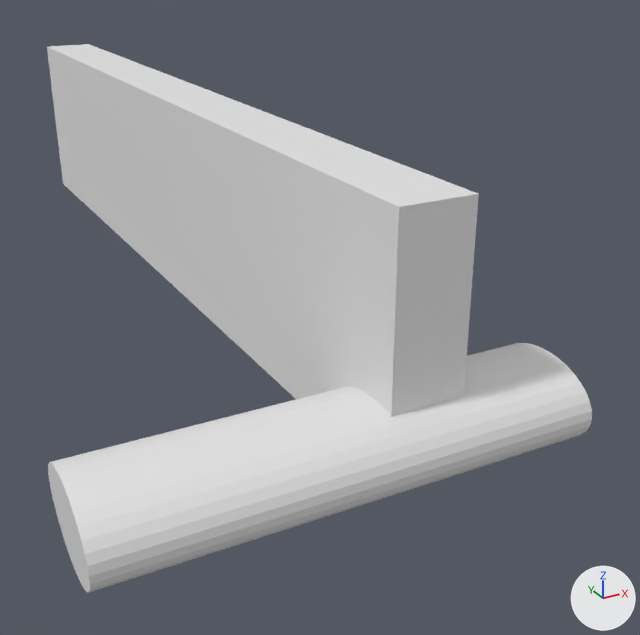
Before and after pictures for a commit that changed the Blender file Assets/Obstacle2.blend.
Rendered twice from a 50 mm camera at (-4.34, -13.65, 5.22) aimed at (2.37, -1.46, -0.88). The lights are fixed; the arrows at lower right show +X, +Y and +Z.
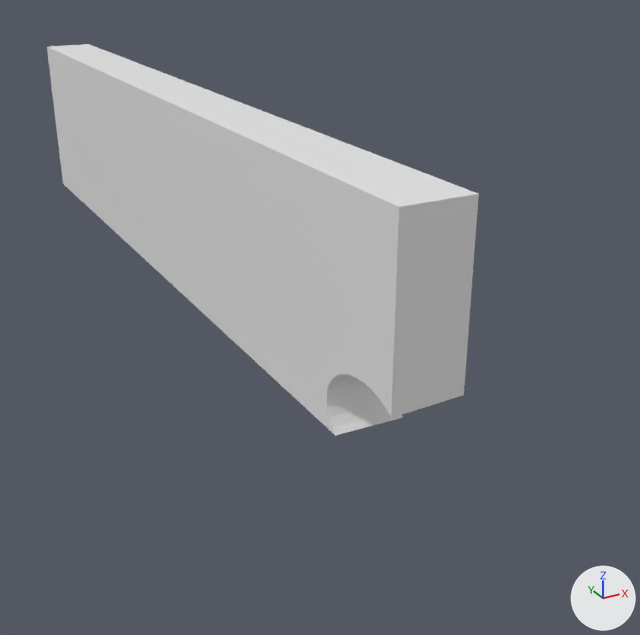
Where the change shows, as pixel boxes (x1, y1, x2, y2) in the pictures (640 x 635 px):
'Cube.001', reshaped: before (47, 44, 479, 417); after (47, 44, 479, 436)
'Cylinder', hidden: before (48, 343, 592, 593)

Edits to the bpy script that builds the scene:
```text
Change ob_cylinder:
    ob_cylinder.location: (-1.52, -17.58, -1.56) -> (-1.56, -17.39, -1.77)
    ob_cylinder.scale: (0.541, 0.878, 3.05) -> (0.631, 0.878, 3.05)
    add ob_cylinder.hide_set(True)
```
